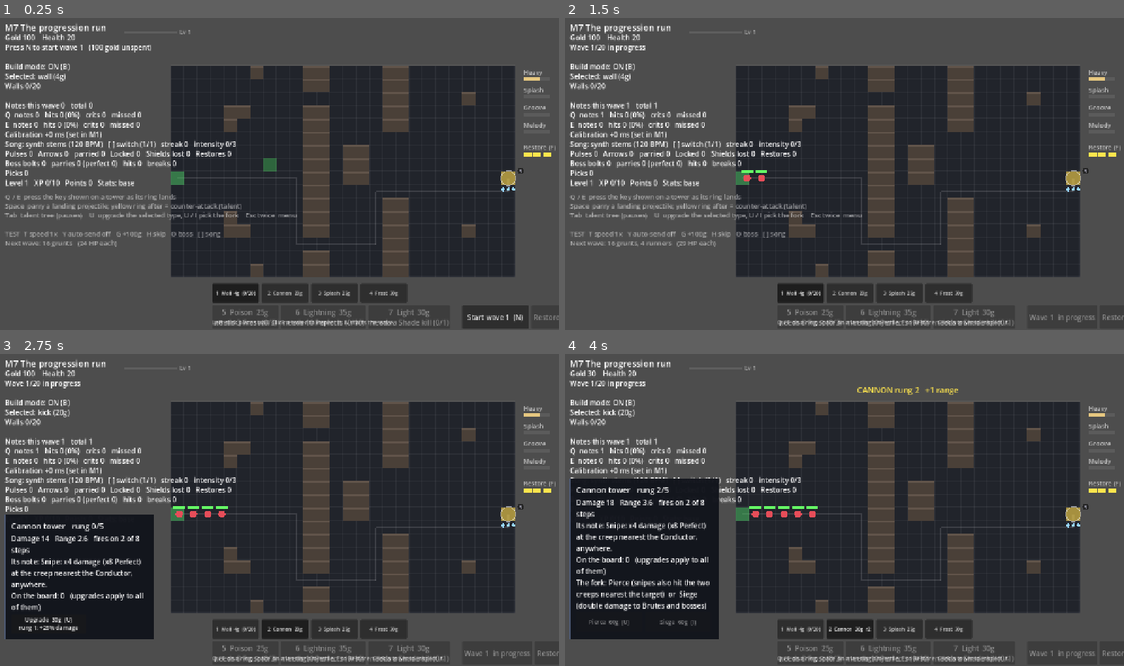
Above: before the commit, frames 1-4 (two rows, left to right).
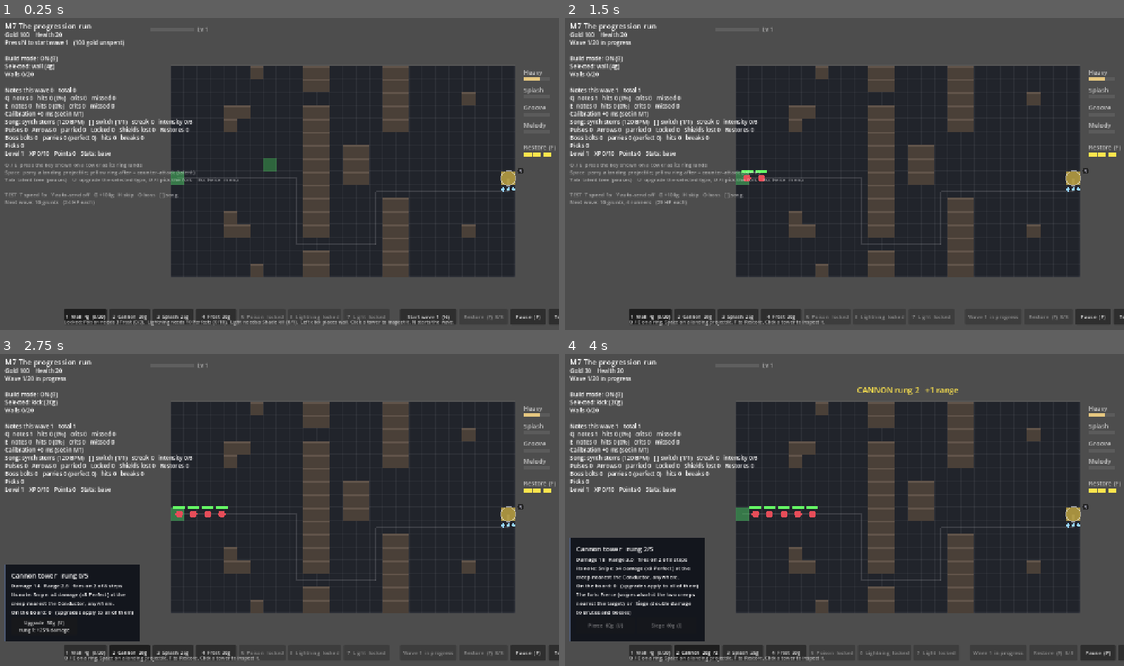
Above: after the commit, the same moments.

Repository: jaredmichaelbench/Goobr-td
Game: Godot game, scene res://m7_run.tscn
The game is run twice, just before and just after one commit, with the same random seed, the same clock (stepped at 60 frames per second) and the same inputs. This scene is started directly instead of the project's main scene.
Inputs:
- Up to frame 1 (0.25 s): no input
- Up to frame 2 (1.5 s): click "Start wave 1 (N)" at 0.5 s; click "1 Wall 4g (0/20)" at 1.25 s
- Up to frame 3 (2.75 s): click "2 Cannon 20g" at 2 s
- Up to frame 4 (4 s): click "Upgrade 30g (U) rung 1: +25% …" at 2.75 s; click "Upgrade 40g (U) rung 2: +1 ra…" at 3.5 s

The runs differ from the first frame. In frame 1, 11% of the frame differs, in the area x 0-100%, y 1-100%; in frame 2, 11%; in frame 3, 15%; in frame 4, 16%, in the area x 0-100%, y 1-99%.

Commit message:
HUD: one compact bar, smaller fonts, nothing overlaps
Build buttons stay in the single bottom bar in key order with one-line
labels (lock conditions move to the tip), the tower panel sits above
the bar, drawn status text and every HUD font are two to three points
smaller. Quick-run title shortened so the level bar never overlaps it.

Co-Authored-By: Claude Fable 5.1 <noreply@anthropic.com>
Claude-Session: https://claude.ai/code/session_01L92Fzbf8i6vmMnAej33eyX

Diff:
--- a/game/scripts/hud.gd
+++ b/game/scripts/hud.gd
@@ -41,32 +41,34 @@
 	_bar = bar
 	for type in game.builds:
 		var b := Button.new()
-		b.custom_minimum_size = Vector2(118, 44)
+		b.custom_minimum_size = Vector2(104, 36)
+		b.add_theme_font_size_override("font_size", 12)
 		b.toggle_mode = true
 		b.focus_mode = Control.FOCUS_NONE
 		b.pressed.connect(func(): game.selected = type; game.build_mode = true; _refresh())
 		bar.add_child(b)
 		build_buttons[type] = b
 	var gap := Control.new()
-	gap.custom_minimum_size = Vector2(16, 1)
+	gap.custom_minimum_size = Vector2(12, 1)
 	bar.add_child(gap)
-	wave_button = _button(bar, Vector2(150, 44), func(): game.start_wave())
-	restore_button = _button(bar, Vector2(130, 44), func(): game._press_restore())
-	pause_button = _button(bar, Vector2(90, 44), func(): game.toggle_pause())
+	wave_button = _button(bar, Vector2(128, 36), func(): game.start_wave())
+	restore_button = _button(bar, Vector2(110, 36), func(): game._press_restore())
+	pause_button = _button(bar, Vector2(80, 36), func(): game.toggle_pause())
 
 	# Tower panel.
 	panel = PanelContainer.new()
-	panel.custom_minimum_size = Vector2(330, 0)
+	panel.custom_minimum_size = Vector2(300, 0)
 	panel.add_theme_stylebox_override("panel", solid_style())
 	add_child(panel)
 	var vb := VBoxContainer.new()
 	panel.add_child(vb)
 	panel_title = Label.new()
-	panel_title.add_theme_font_size_override("font_size", 18)
+	panel_title.add_theme_font_size_override("font_size", 15)
 	vb.add_child(panel_title)
 	panel_body = Label.new()
 	panel_body.autowrap_mode = TextServer.AUTOWRAP_WORD_SMART
-	panel_body.custom_minimum_size = Vector2(310, 0)
+	panel_body.custom_minimum_size = Vector2(272, 0)
+	panel_body.add_theme_font_size_override("font_size", 12)
 	vb.add_child(panel_body)
 	var row := HBoxContainer.new()
 	row.add_theme_constant_override("separation", 8)
@@ -87,7 +89,7 @@
 	dv.add_theme_constant_override("separation", 10)
 	dp.add_child(dv)
 	draft_title = Label.new()
-	draft_title.add_theme_font_size_override("font_size", 18)
+	draft_title.add_theme_font_size_override("font_size", 15)
 	draft_title.add_theme_color_override("font_color", Color(1.0, 0.9, 0.3))
 	dv.add_child(draft_title)
 	var cards := HBoxContainer.new()
@@ -96,7 +98,8 @@
 	card_row = cards
 	for i in 3:
 		var b := Button.new()
-		b.custom_minimum_size = Vector2(230, 170)
+		b.custom_minimum_size = Vector2(200, 150)
+		b.add_theme_font_size_override("font_size", 12)
 		b.focus_mode = Control.FOCUS_NONE
 		b.alignment = HORIZONTAL_ALIGNMENT_LEFT
 		b.autowrap_mode = TextServer.AUTOWRAP_WORD_SMART
@@ -117,10 +120,11 @@
 	ev.add_theme_constant_override("separation", 8)
 	ep.add_child(ev)
 	end_title = Label.new()
-	end_title.add_theme_font_size_override("font_size", 22)
+	end_title.add_theme_font_size_override("font_size", 18)
 	ev.add_child(end_title)
 	end_body = Label.new()
-	end_body.custom_minimum_size = Vector2(640, 0)
+	end_body.custom_minimum_size = Vector2(600, 0)
+	end_body.add_theme_font_size_override("font_size", 13)
 	end_body.autowrap_mode = TextServer.AUTOWRAP_WORD_SMART
 	ev.add_child(end_body)
 	var er := HBoxContainer.new()
@@ -133,7 +137,7 @@
 
 	# One-line tip under the bar.
 	tip = Label.new()
-	tip.add_theme_font_size_override("font_size", 13)
+	tip.add_theme_font_size_override("font_size", 11)
 	tip.modulate = Color(1, 1, 1, 0.7)
 	add_child(tip)
 	_refresh()
@@ -146,6 +150,7 @@
 func _button(parent: Control, size: Vector2, on_press: Callable) -> Button:
 	var b := Button.new()
 	b.custom_minimum_size = size
+	b.add_theme_font_size_override("font_size", 12)
 	b.focus_mode = Control.FOCUS_NONE  # Space stays the parry key after a click.
 	b.pressed.connect(on_press)
 	parent.add_child(b)
--- a/game/scripts/hud7.gd
+++ b/game/scripts/hud7.gd
@@ -5,7 +5,6 @@
 ## and the rung 3 fork, the talent tree, a five-card draft with a reroll, and
 ## a Tree button that lights up when a point is waiting.
 
-var build_row: HBoxContainer
 var tree_button: Button
 var branch_button: Button
 var fork_row: HBoxContainer
@@ -18,37 +17,33 @@
 
 func _ready() -> void:
 	super._ready()
-	# Build buttons move to their own row above the action bar.
-	build_row = HBoxContainer.new()
-	build_row.add_theme_constant_override("separation", 6)
-	add_child(build_row)
+	# Build buttons stay in the one bar, in key order, one line each; lock conditions go to the tip.
 	var keys: Array = game.build_keys.keys()
-	keys.sort()  # Buttons in key order: 1 Wall, 2 Cannon ... 7 Light.
+	keys.sort()
+	var slot := 0
 	for k in keys:
-		var type: String = game.build_keys[k]
-		var b: Button = build_buttons[type]
-		b.get_parent().remove_child(b)
-		build_row.add_child(b)
-		b.custom_minimum_size = Vector2(106, 44)
+		var b: Button = build_buttons[game.build_keys[k]]
+		b.custom_minimum_size = Vector2(92, 36)
 		b.add_theme_font_size_override("font_size", 11)
-		b.autowrap_mode = TextServer.AUTOWRAP_WORD_SMART
-		b.text_overrun_behavior = TextServer.OVERRUN_NO_TRIMMING
-	tree_button = _button(_bar, Vector2(120, 44), func(): game.toggle_tree())
+		_bar.move_child(b, slot)
+		slot += 1
+	tree_button = _button(_bar, Vector2(84, 36), func(): game.toggle_tree())
 	# The fork: its own row of two buttons above Upgrade / Sell, so the panel stays narrow.
 	fork_row = HBoxContainer.new()
 	fork_row.add_theme_constant_override("separation", 6)
 	panel_row.get_parent().add_child(fork_row)
 	panel_row.get_parent().move_child(fork_row, panel_row.get_index())
-	fork_a_button = _button(fork_row, Vector2(150, 44), func(): game.upgrade_type(_panel_type(), 1))
-	branch_button = _button(fork_row, Vector2(150, 44), func(): game.upgrade_type(_panel_type(), 2))
-	upgrade_button.custom_minimum_size = Vector2(170, 44)
-	upgrade_button.add_theme_font_size_override("font_size", 13)
-	fork_a_button.add_theme_font_size_override("font_size", 13)
-	branch_button.add_theme_font_size_override("font_size", 13)
+	fork_a_button = _button(fork_row, Vector2(133, 36), func(): game.upgrade_type(_panel_type(), 1))
+	branch_button = _button(fork_row, Vector2(133, 36), func(): game.upgrade_type(_panel_type(), 2))
+	upgrade_button.custom_minimum_size = Vector2(150, 36)
+	upgrade_button.add_theme_font_size_override("font_size", 11)
+	fork_a_button.add_theme_font_size_override("font_size", 11)
+	branch_button.add_theme_font_size_override("font_size", 11)
 	# Cards four and five, and the reroll.
 	for i in [3, 4]:
 		var b := Button.new()
-		b.custom_minimum_size = Vector2(230, 170)
+		b.custom_minimum_size = Vector2(200, 150)
+		b.add_theme_font_size_override("font_size", 12)
 		b.focus_mode = Control.FOCUS_NONE
 		b.alignment = HORIZONTAL_ALIGNMENT_LEFT
 		b.autowrap_mode = TextServer.AUTOWRAP_WORD_SMART
@@ -59,7 +54,7 @@
 	for b in draft_buttons:
 		b.custom_minimum_size = Vector2(200, 180)
 		b.add_theme_font_size_override("font_size", 13)
-	reroll_button = _button(card_row.get_parent(), Vector2(160, 36), func(): game.reroll_draft())
+	reroll_button = _button(card_row.get_parent(), Vector2(140, 32), func(): game.reroll_draft())
 	# The tree.
 	tree_box = CenterContainer.new()
 	tree_box.set_anchors_and_offsets_preset(Control.PRESET_FULL_RECT)
@@ -75,7 +70,7 @@
 	head.add_theme_constant_override("separation", 16)
 	tv.add_child(head)
 	tree_title = Label.new()
-	tree_title.add_theme_font_size_override("font_size", 18)
+	tree_title.add_theme_font_size_override("font_size", 15)
 	tree_title.add_theme_color_override("font_color", Color(0.6, 1.0, 0.7))
 	tree_title.size_flags_horizontal = Control.SIZE_EXPAND_FILL
 	head.add_child(tree_title)
@@ -90,7 +85,7 @@
 		areas.add_child(col)
 		var name := Label.new()
 		name.text = TalentTree.AREA_NAMES[area]
-		name.add_theme_font_size_override("font_size", 15)
+		name.add_theme_font_size_override("font_size", 13)
 		name.add_theme_color_override("font_color", TalentTree.AREA_COLORS[area])
 		name.horizontal_alignment = HORIZONTAL_ALIGNMENT_CENTER
 		col.add_child(name)
@@ -106,7 +101,7 @@
 		col.add_child(_node_button(area + "_cap", nodes[area + "_cap"], Vector2(230, 44)))
 	var foot := Label.new()
 	foot.text = "A node needs one owned node in the row above it (same column or next to it). Dotted links let a neighbour area in. Hover a node for what it does."
-	foot.add_theme_font_size_override("font_size", 12)
+	foot.add_theme_font_size_override("font_size", 11)
 	foot.modulate = Color(1, 1, 1, 0.6)
 	tv.add_child(foot)
 
@@ -126,12 +121,10 @@
 
 func _layout() -> void:
 	var view := get_viewport().get_visible_rect().size
-	var x := maxf(360.0, game.hud_left + (view.x - game.hud_left) * 0.5 - build_row.size.x * 0.5)
-	x = minf(x, view.x - build_row.size.x - 8)  # Never off the right edge on a narrow window.
-	_bar.position = Vector2(x, view.y - 56)
-	build_row.position = Vector2(x, view.y - 56 - 50)
-	tip.position = Vector2(x, view.y - 10 - 16)
-	panel.position = Vector2(24, view.y - 60 - panel.size.y)
+	var x := maxf(game.hud_left + 8.0, view.x - _bar.size.x - 12.0)
+	_bar.position = Vector2(x, view.y - 48)
+	tip.position = Vector2(x, view.y - 12 - 14)
+	panel.position = Vector2(24, _bar.position.y - 8 - panel.size.y)
 
 
 func _refresh() -> void:
@@ -147,11 +140,11 @@
 	for type in build_buttons:
 		var b: Button = build_buttons[type]
 		if not game.unlocked.has(type):
-			b.text = "%s  %s  %dg\n%s" % [_key(type), game.tower_name(type), game.builds[type]["cost"], game.unlock_text(type)]
+			b.text = "%s  %s  locked" % [_key(type), game.tower_name(type)]
 			b.disabled = true
 		elif game.type_rank.get(type, 0) > 0:
 			b.text += "  r%d" % game.type_rank[type]
-	tree_button.text = "Tree  (Tab)" + ("  +%d" % game.points if game.points > 0 else "")
+	tree_button.text = "Tree (Tab)" + ("  +%d" % game.points if game.points > 0 else "")
 	tree_button.modulate = Color(0.6, 1.0, 0.7) if game.points > 0 else Color.WHITE
 	tree_button.disabled = not playing
 
@@ -304,4 +297,10 @@
 		return "Pick a card: click it or press its number."
 	if game.points > 0 and not game.paused:
 		return "A talent point is waiting: Tab opens the tree."
+	var locked: Array[String] = []
+	for type in game.UNLOCKS:
+		if not game.unlocked.has(type):
+			locked.append("%s %s" % [game.tower_name(type), game.unlock_text(type)])
+	if not locked.is_empty() and not game.wave_active:
+		return "Locked: " + ",  ".join(locked) + ".  " + super._tip()
 	return super._tip()
--- a/game/scripts/m2_maze.gd
+++ b/game/scripts/m2_maze.gd
@@ -667,17 +667,17 @@
 		draw_arc(_to_screen(Vector2(hover)), tower_spec(hover)["range"] * TILE, 0, TAU, 48, Color(1, 1, 1, 0.4), 1.5)
 
 	# HUD: bright status lines, then dimmer help lines.
-	var y := 40.0
-	draw_string(font, Vector2(24, y), title, HORIZONTAL_ALIGNMENT_LEFT, -1, 20)
+	var y := 36.0
+	draw_string(font, Vector2(24, y), title, HORIZONTAL_ALIGNMENT_LEFT, -1, 17)
 	for line in status_lines():
-		y += 22.0
-		draw_string(font, Vector2(24, y), line, HORIZONTAL_ALIGNMENT_LEFT, -1, 16)
-	y += 10.0
+		y += 18.0
+		draw_string(font, Vector2(24, y), line, HORIZONTAL_ALIGNMENT_LEFT, -1, 13)
+	y += 8.0
 	for line in help_lines():
-		y += 21.0
-		draw_string(font, Vector2(24, y), line, HORIZONTAL_ALIGNMENT_LEFT, -1, 15, Color(1, 1, 1, 0.55))
+		y += 17.0
+		draw_string(font, Vector2(24, y), line, HORIZONTAL_ALIGNMENT_LEFT, -1, 12, Color(1, 1, 1, 0.55))
 	if _message_time > 0.0:
-		draw_string(font, Vector2(24, view.y - 40), _message, HORIZONTAL_ALIGNMENT_LEFT, -1, 18, Color(1, 0.5, 0.4))
+		draw_string(font, Vector2(24, view.y - 40), _message, HORIZONTAL_ALIGNMENT_LEFT, -1, 15, Color(1, 0.5, 0.4))
 	if state != "playing" and get("hud") == null:  # M6 shows this on its run screen instead.
 		var text := "Wave 10 cleared!  N for endless, R to restart" if state == "won" else "The goal fell.  R to try again"
 		draw_string(font, Vector2(_origin.x, _origin.y - 16), text, HORIZONTAL_ALIGNMENT_LEFT, -1, 24, Color(1, 0.85, 0.3))
--- a/game/scripts/m7_run.gd
+++ b/game/scripts/m7_run.gd
@@ -93,7 +93,7 @@
 	last_wave = 10 if quick else LONG_WAVES
 	boss_waves = [5, 10] if quick else [5, 10, 15, 20]
 	super._ready()
-	title = "M7 The progression run" + ("  (quick, 10 waves)" if quick else "")
+	title = "M7 Quick run (10 waves)" if quick else "M7 The progression run"
 	build_keys = {KEY_1: "wall", KEY_2: "kick", KEY_3: "bass", KEY_4: "slow", KEY_5: "poison", KEY_6: "lightning", KEY_7: "light"}
 	creep_hp_growth = CREEP_HP_GROWTH_M7
 	_reset_progression()
@@ -1083,10 +1083,10 @@
 			draw_arc(p, TILE * 0.3, 0, TAU, 16, Color(0.6, 1.0, 0.4, 0.8), 1.5)
 	# Level bar under the title.
 	var x := 24.0
-	var y := 48.0
-	draw_rect(Rect2(x + 270, y - 8, 120, 6), Color(1, 1, 1, 0.1))
-	draw_rect(Rect2(x + 270, y - 8, 120 * clampf(xp / xp_to_next(), 0.0, 1.0), 6), Color(0.6, 1.0, 0.7))
-	draw_string(ThemeDB.fallback_font, Vector2(x + 396, y), "Lv %d%s" % [level, ("   %d point%s (Tab)" % [points, "" if points == 1 else "s"]) if points > 0 else ""], HORIZONTAL_ALIGNMENT_LEFT, -1, 13, Color(0.6, 1.0, 0.7) if points > 0 else Color(1, 1, 1, 0.6))
+	var y := 42.0
+	draw_rect(Rect2(x + 330, y - 8, 100, 6), Color(1, 1, 1, 0.1))
+	draw_rect(Rect2(x + 330, y - 8, 100 * clampf(xp / xp_to_next(), 0.0, 1.0), 6), Color(0.6, 1.0, 0.7))
+	draw_string(ThemeDB.fallback_font, Vector2(x + 436, y), "Lv %d%s" % [level, ("   %d point%s (Tab)" % [points, "" if points == 1 else "s"]) if points > 0 else ""], HORIZONTAL_ALIGNMENT_LEFT, -1, 13, Color(0.6, 1.0, 0.7) if points > 0 else Color(1, 1, 1, 0.6))
 
 
 func run_lines() -> Array[String]:
